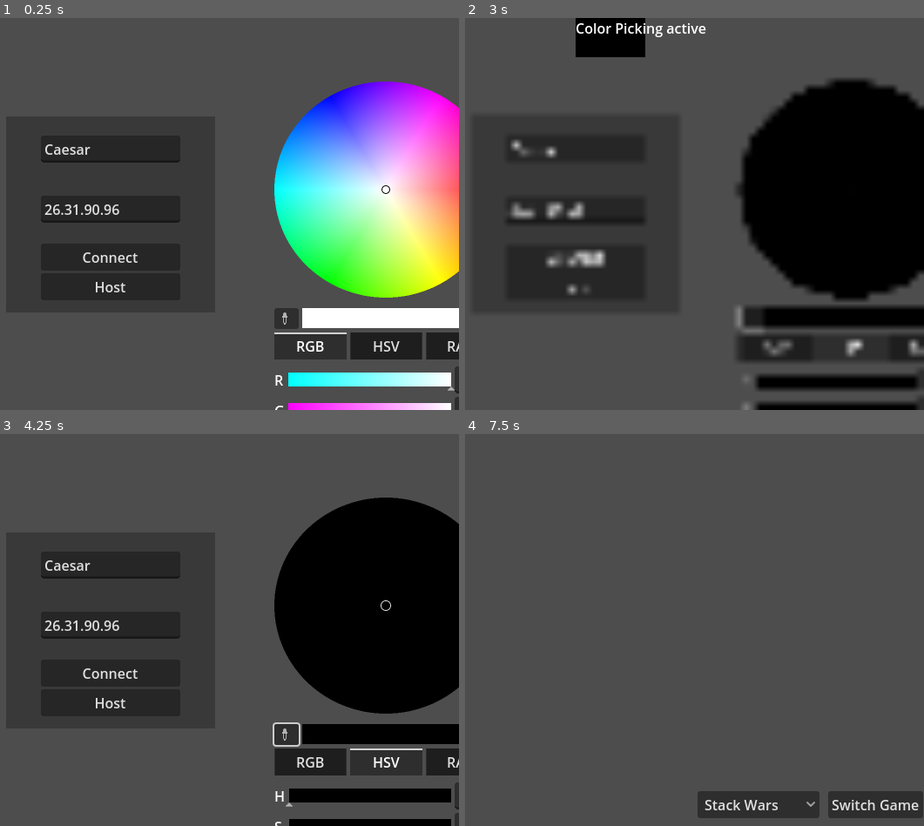
Above: before the commit, frames 1-4 (two rows, left to right).
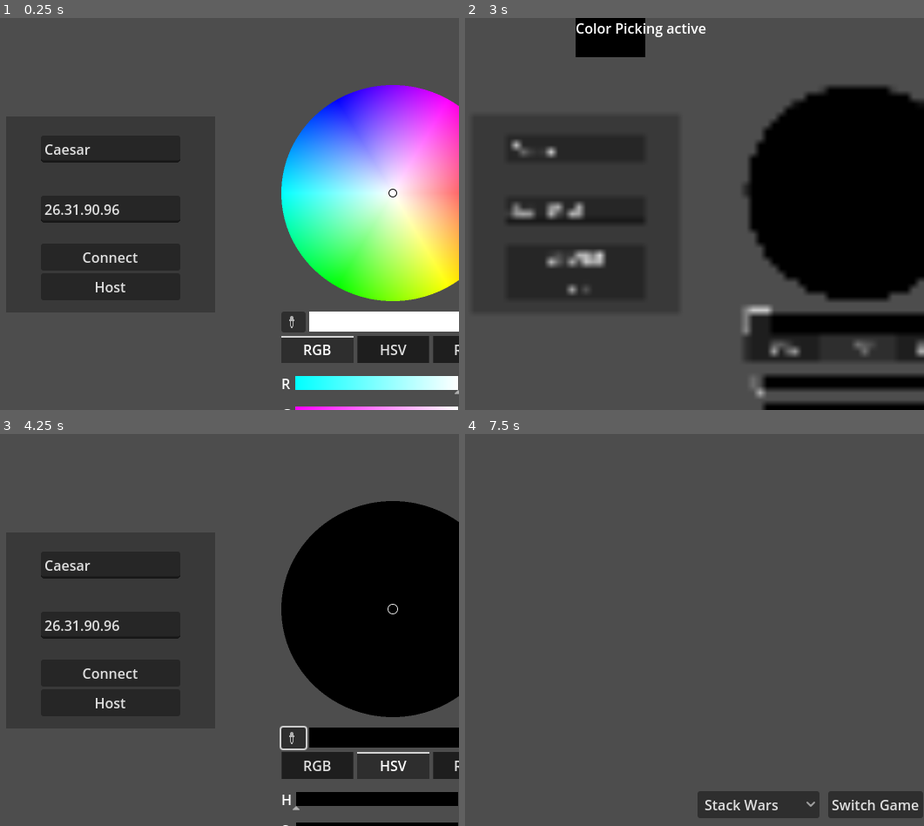
Above: after the commit, the same moments.

Repository: TheSecondReal0/sociedad-party
Game: Godot game, scene res://ui/main_menu/main_menu.tscn
Two runs of this game, one before a commit and one after it. Both use one fixed random seed, a clock stepped at 60 frames per second and the inputs below.
Inputs (mouse positions are in pixels of both pictures, inside the frame that each line leads up to; where the layout moved, square brackets give the same spot in the first picture):
- Up to frame 1 (0.25 s): no input
- Up to frame 2 (3 s): click (758, 323) [749, 319] at 0.5 s; click "RGB" at 1.25 s; click "HSV" at 2 s; click (758, 323) [749, 319] at 2.75 s
- Up to frame 3 (4.25 s): click "RGB" at 3.5 s
- Up to frame 4 (7.5 s): click "HSV" at 4.25 s; click (758, 739) [749, 735] at 5 s; click "RGB" at 5.75 s; click "HSV" at 6.5 s; click "Host" at 7.25 s

The runs differ from the first frame. In frame 1, 4.9% of the frame differs, in the area x 59-100%, y 16-100%; in frame 2, 4.4%; in frame 3, 4.8%; in frame 4, nothing differs.

Commit message:
fixed stack reversal

Diff:
--- a/src/games/stack_wars/cards/card.gd
+++ b/src/games/stack_wars/cards/card.gd
@@ -17,7 +17,6 @@
 var owner_id: int = 0
 var stack_index: int = -1
 var played_on_turn: int = -1
-
 
 func _init(id: int, help: StackWars_Helper):
 	owner_id = id
--- a/src/games/stack_wars/stack/stack.gd
+++ b/src/games/stack_wars/stack/stack.gd
@@ -5,6 +5,8 @@
 var helper: StackWars_Helper = null
 
 var cards: Array[StackWars_Card] = []
+
+var reversed: bool = false
 
 
 func _init(help: StackWars_Helper):
@@ -23,8 +25,13 @@
 	index_cards()
 
 func resolve_next_card():
-	var card: StackWars_Card = cards.back()
-	cards.pop_back()
+	var card: StackWars_Card
+	if reversed:
+		card = cards.front()
+		cards.pop_front()
+	else:
+		card = cards.back()
+		cards.pop_back()
 	card.resolve()
 	index_cards()
 
@@ -34,7 +41,7 @@
 	index_cards()
 
 func reverse():
-	cards.reverse()
+	reversed = !reversed
 	index_cards()
 
 func is_targetable(card: StackWars_Card) -> bool:
@@ -57,7 +64,6 @@
 			return false
 	return true
 
-
 func index_cards():
 	var index: int = 0
 	for card in cards:
--- a/src/games/stack_wars/ui/card/card.gd
+++ b/src/games/stack_wars/ui/card/card.gd
@@ -15,8 +15,6 @@
 	description.text = card.description
 	turn_constraint.text = card.turn_constraint_num as String
 
-
-
 func _on_gui_input(event: InputEvent):
 	if event.is_action("ui_select"):
 		selected.emit()
--- a/src/ui/main_menu/main_menu.tscn
+++ b/src/ui/main_menu/main_menu.tscn
@@ -73,10 +73,10 @@
 anchor_top = 0.1
 anchor_right = 0.67
 anchor_bottom = 0.1
-offset_left = 48.0
-offset_top = 24.0
-offset_right = 24.0
-offset_bottom = 24.0
+offset_left = 56.0
+offset_top = 28.0
+offset_right = 28.0
+offset_bottom = 28.0
 theme = ExtResource("1_q75p3")
 edit_alpha = false
 picker_shape = 2
